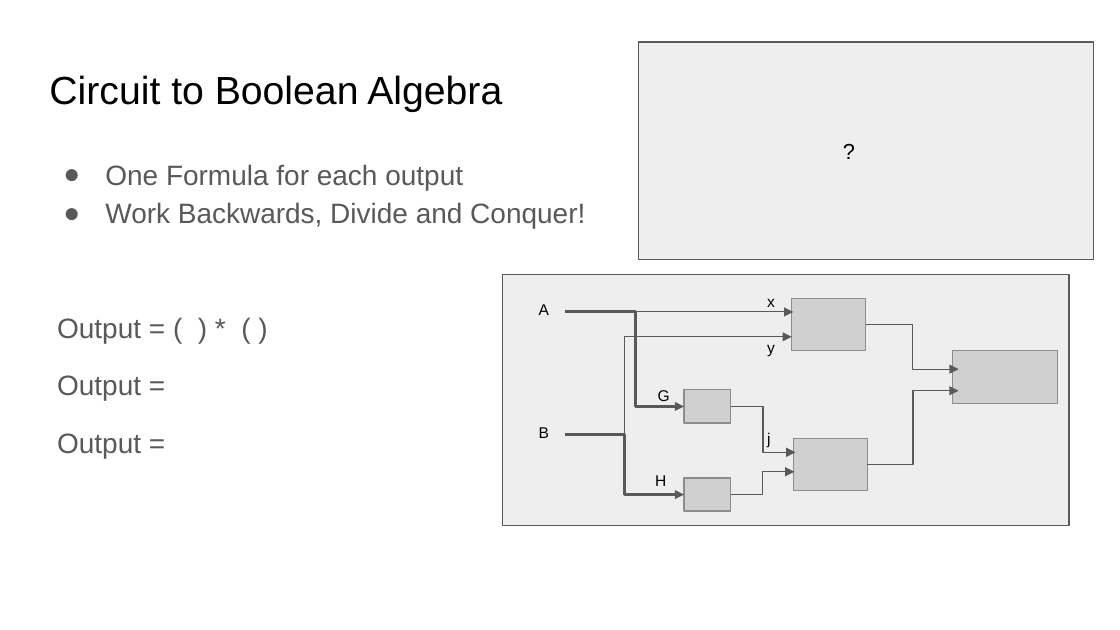
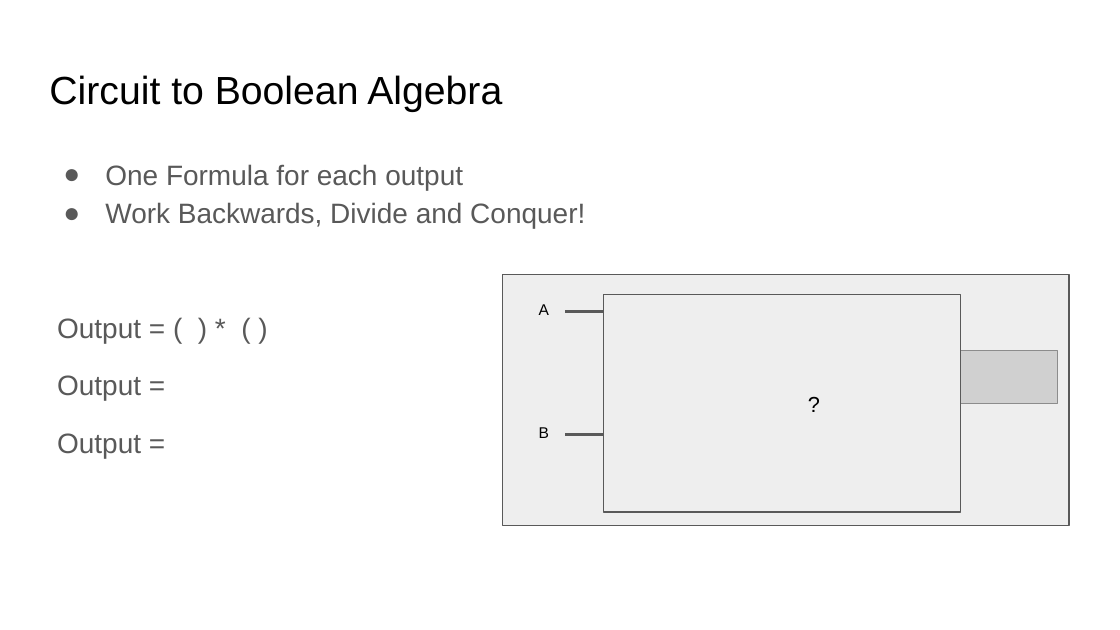
Before and after one commit to sgarcia0206/comp122-f23, a slide deck: slide 9 of digital-logic/slide_presentations/.hidden/Introduction_to_Digitial.pptx. Drawn at 1120x630 pixels with LibreOffice and Linux fonts; fonts in the diff are those of the drawing; grey boxes stand for pictures. Boxes give left, top, right and bottom in pixels: in the first picture for what was removed or moved away, otherwise in the second. Text is boxed around its words. In the diff, an @@ line names an element or a change of style, - is before the commit and + after.

```diff
--- a/digital-logic/slide_presentations/.hidden/Introduction_to_Digitial.pptx
+++ b/digital-logic/slide_presentations/.hidden/Introduction_to_Digitial.pptx
@@ rectangle "?": place and size @@
-rectangle "?" at bbox=[638, 41, 1094, 259]
+rectangle "?" at bbox=[603, 295, 960, 512]
@@ text removed at bbox=[767, 344, 775, 357] @@
-y
@@ text removed at bbox=[658, 390, 670, 401] @@
-G
@@ text removed at bbox=[767, 431, 770, 447] @@
-j
@@ text removed at bbox=[655, 475, 666, 486] @@
-H
@@ group removed at bbox=[684, 298, 867, 495]: 3 pictures, 2 elbow arrows @@
```
Also in this commit, not shown: 4 other slides changed, 2 other files.
